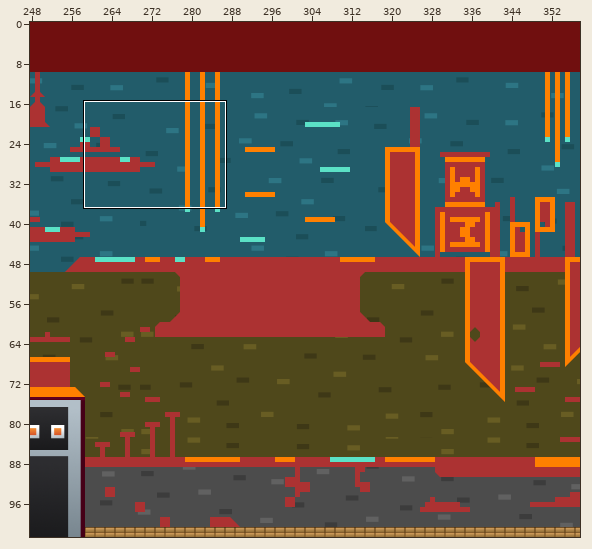
Two versions of a level (Tiled map, ETPA2122_CRJVB1A_Platformer_OsborneSebastien/map.tmx). The first picture is a wide view before the edit; the outline marks the close-up.
Close-up. Before:
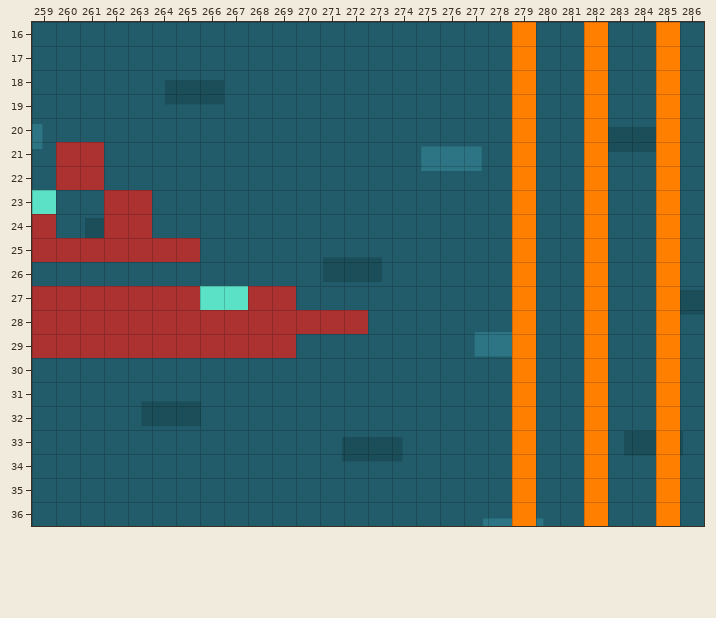
Cells are 32x32 px. Shown: x 259..286, y 16..36. The commit also changed other parts of the map, which this record leaves out.
Once edited:
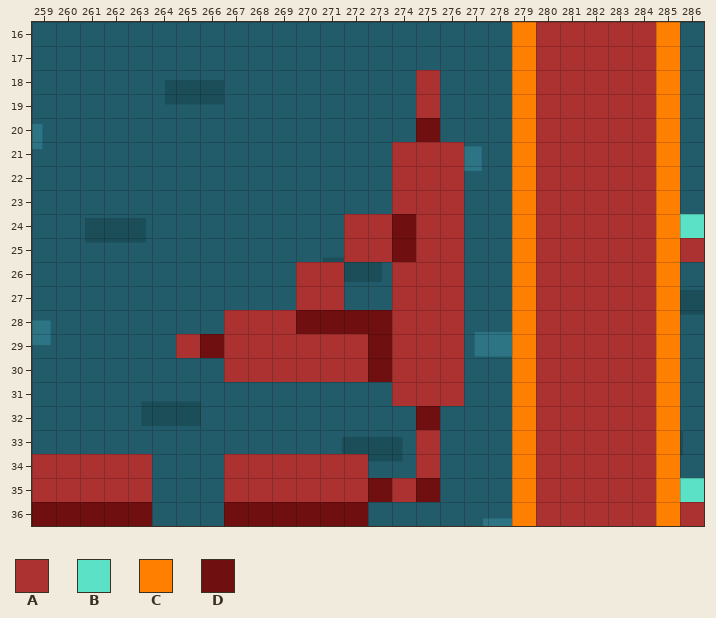
Key: from "block": A 0, B 2, C 3, D 4.
_ is an empty cell, . an unchanged one.
From old to new:
--- layer "ground"
@@ x 259..286 @@
-16 ....................._____..
-17 ....................._____..
-18 ................_...._____..
-19 ................_...._____..
-20 ................_...._____..
-21 .AA............___..._____..
-22 .AA............___..._____..
-23 A..AA..........___..._____..
-24 A..AA........_____..._____._
-25 AAAAAAA......_____..._____._
-26 ...........__..___..._____..
-27 AAAAAAAAAAA__..___..._____..
-28 AAAAAAAA...AAA____..._____..
-29 AAAAAA.A..._______..._____..
-30 ........__________..._____..
-31 ...............___..._____..
-32 ................_...._____..
-33 ................_...._____..
-34 _____...______.._...._____..
-35 _____..._________...._____..
-36 _____...______......._____._
+16 .....................AAAAA..
+17 .....................AAAAA..
+18 ................A....AAAAA..
+19 ................A....AAAAA..
+20 ................D....AAAAA..
+21 .__............AAA...AAAAA..
+22 .__............AAA...AAAAA..
+23 _..__..........AAA...AAAAA..
+24 _..__........AADAA...AAAAA.A
+25 _______......AADAA...AAAAA.A
+26 ...........AA..AAA...AAAAA..
+27 ___________AA..AAA...AAAAA..
+28 ________...DDDDAAA...AAAAA..
+29 ______.D...AAADAAA...AAAAA..
+30 ........AAAAAADAAA...AAAAA..
+31 ...............AAA...AAAAA..
+32 ................D....AAAAA..
+33 ................A....AAAAA..
+34 AAAAA...AAAAAA..A....AAAAA..
+35 AAAAA...AAAAAADAD....AAAAA..
+36 DDDDD...DDDDDD.......AAAAA.A
--- layer "hot"
@@ x 282..282 @@
-16 C
-17 C
-18 C
-19 C
-20 C
-21 C
-22 C
-23 C
-24 C
-25 C
-26 C
-27 C
-28 C
-29 C
-30 C
-31 C
-32 C
-33 C
-34 C
-35 C
-36 C
+16 _
+17 _
+18 _
+19 _
+20 _
+21 _
+22 _
+23 _
+24 _
+25 _
+26 _
+27 _
+28 _
+29 _
+30 _
+31 _
+32 _
+33 _
+34 _
+35 _
+36 _
--- layer "liquid"
@@ x 259..286 @@
-23 B...........................
-24 ..........................._
+23 _...........................
+24 ...........................B
@@ x 266..267 @@
-27 BB
+27 __
@@ x 286..286 @@
-35 _
+35 B
